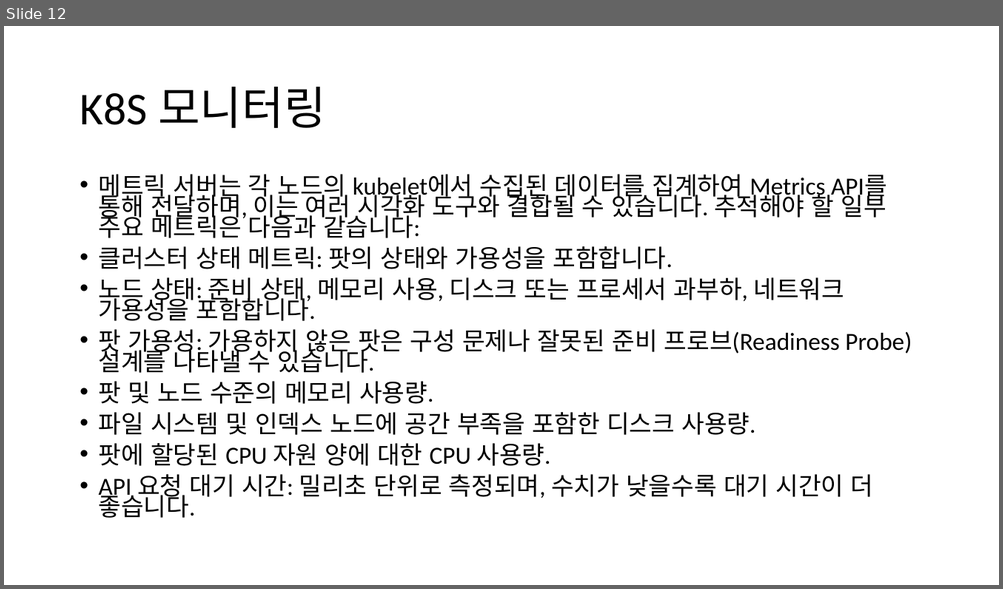
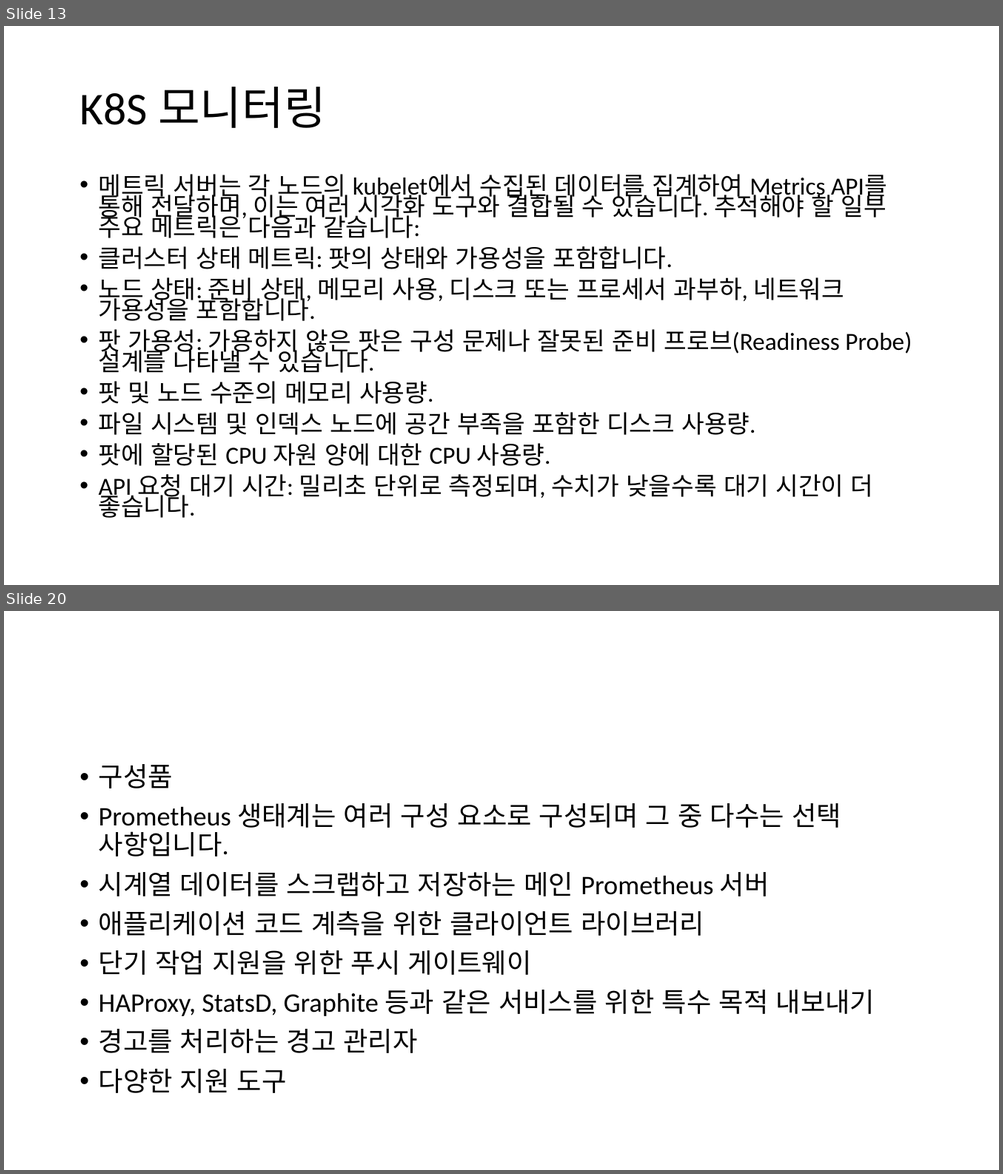
Before and after one commit to sangwonchoi/observability, a slide deck: Session PPT.pptx. Shown one above the other, each under a label of ours: slide 12 before the commit, slides 13 and 20 after it; the slides between them are not shown. The pictures are 1003x589 and 1003x1174 pixels, drawn with LibreOffice and Linux fonts; fonts in the diff are those of the drawing; background and template pictures are left out. Boxes give left, top, right and bottom in pixels: in the first picture for what was removed or moved away, otherwise in the second. Text is boxed around its words. In the diff, an @@ line names an element or a change of style, - is before the commit and + after.

```diff
--- a/Session PPT.pptx
+++ b/Session PPT.pptx
@@ slide 20 added at [4, 611, 999, 1170], background #FFFFFF @@
@@ text added at [99, 764, 875, 1093], 25.9 pt, text #000000 @@
+• 구성품
+• Prometheus 생태계는 여러 구성 요소로 구성되며 그 중 다수는 선택 사항입니다.
+• 시계열 데이터를 스크랩하고 저장하는 메인 Prometheus 서버
+• 애플리케이션 코드 계측을 위한 클라이언트 라이브러리
+• 단기 작업 지원을 위한 푸시 게이트웨이
+• HAProxy, StatsD, Graphite 등과 같은 서비스를 위한 특수 목적 내보내기
+• 경고를 처리하는 경고 관리자
+• 다양한 지원 도구
@@ what was slide 12 is now slide 13 @@
```
Also in this commit, not shown: 2 slides changed, 15 other slides added, 1 slide removed, 3 other files.
